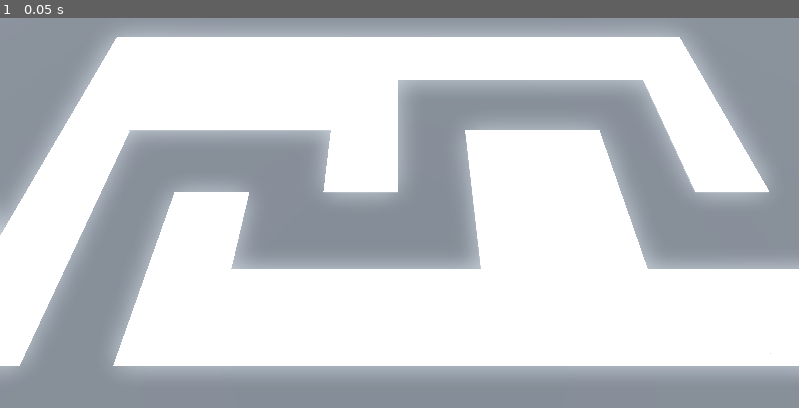
Above: before the commit, frame 1.
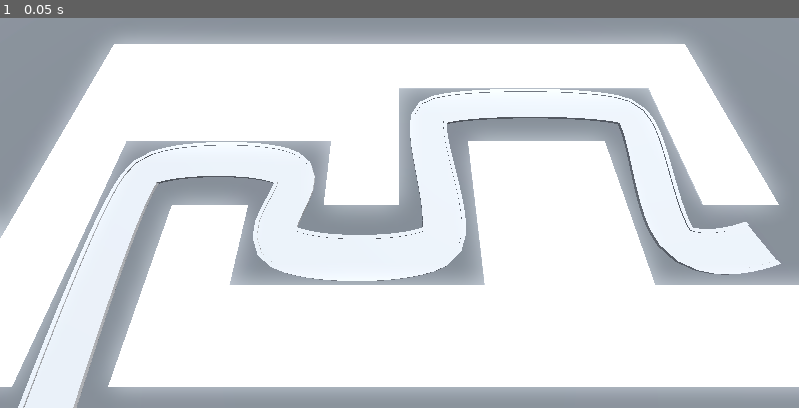
Above: after the commit, the same moment.

Repository: SugarF0x/barblast-3d
Game: Godot game, scene res://BaseLevel.tscn
The game is run twice, just before and just after one commit, with the same random seed, the same clock (stepped at 60 frames per second) and the same inputs. The project has no main scene, so this scene is started directly.
Inputs:
- Up to frame 1 (0.05 s): no input

The runs differ from the first frame. In frame 1, 27% of the frame differs, in the area x 0-100%, y 4-100%.

Commit message:
add path & road

Diff:
--- a/BaseLevel.tscn
+++ b/BaseLevel.tscn
@@ -18,8 +18,14 @@
 [sub_resource type="StandardMaterial3D" id="StandardMaterial3D_jvajy"]
 albedo_color = Color(0.266667, 0.266667, 0.266667, 1)
 
+[sub_resource type="Curve3D" id="Curve3D_yvn7s"]
+_data = {
+"points": PackedVector3Array(0, 0, 0, 0, 0, 0, -14, 0, 14, -1, 0, 1, 1, 0, -1, -14, 0, 2, -1, 0, -1, 1, 0, 1, -6, 0, 2, -1, 0, -1, 1, 0, 1, -6, 0, 6, -1, 0, 1, 1, 0, -1, 2, 0, 6, -1, 0, 1, 1, 0, -1, 2, 0, -2, -1, 0, -1, 1, 0, 1, 14, 0, -2, -1, 0, -1, 1, 0, 1, 14, 0, 6, 0, 0, 0, 0, 0, 0, 18, 0, 6),
+"tilts": PackedFloat32Array(0, 0, 0, 0, 0, 0, 0, 0, 0)
+}
+point_count = 9
+
 [node name="BaseLevel" type="Node3D"]
-transform = Transform3D(1, 0, 0, 0, 1, 0, 0, 0, 1, -2.6647, 1.90288, -1.82866)
 
 [node name="WorldEnvironment" type="WorldEnvironment" parent="."]
 environment = SubResource("Environment_ad6ns")
@@ -37,10 +43,51 @@
 transform = Transform3D(1, 0, 0, 0, 0.422618, 0.906308, 0, -0.906308, 0.422618, 0, 14.5, 9.5)
 
 [node name="GridMap" type="GridMap" parent="."]
-transform = Transform3D(1, 0, 0, 0, 1, 0, 0, 0, 1, -0.0924239, 0, -0.724173)
 mesh_library = ExtResource("1_j15wq")
 cell_size = Vector3(4, 4, 4)
 cell_center_y = false
 data = {
 "cells": PackedInt32Array(65531, 65534, 0, 65531, 65535, 0, 65531, 0, 0, 65531, 1, 0, 65531, 2, 0, 65532, 65534, 0, 655 …(348 unchanged characters)…
 }
+
+[node name="Path3D" type="Path3D" parent="."]
+curve = SubResource("Curve3D_yvn7s")
+
+[node name="Road" type="CSGPolygon3D" parent="Path3D"]
+polygon = PackedVector2Array(-1, 0, -1, 0.1, 1, 0.1, 1, 0)
+mode = 2
+path_node = NodePath("..")
+path_interval_type = 0
+path_interval = 0.5
+path_simplify_angle = 0.0
+path_rotation = 2
+path_local = false
+path_continuous_u = true
+path_u_distance = 1.0
+path_joined = false
+
+[node name="LeftEdge" type="CSGPolygon3D" parent="Path3D"]
+polygon = PackedVector2Array(-1.1, 0, -1.1, 0.15, -0.9, 0.15, -0.9, 0)
+mode = 2
+path_node = NodePath("..")
+path_interval_type = 0
+path_interval = 0.5
+path_simplify_angle = 0.0
+path_rotation = 2
+path_local = false
+path_continuous_u = true
+path_u_distance = 1.0
+path_joined = false
+
+[node name="RightEdge" type="CSGPolygon3D" parent="Path3D"]
+polygon = PackedVector2Array(0.9, 0, 0.9, 0.15, 1.1, 0.15, 1.1, 0)
+mode = 2
+path_node = NodePath("..")
+path_interval_type = 0
+path_interval = 0.5
+path_simplify_angle = 0.0
+path_rotation = 2
+path_local = false
+path_continuous_u = true
+path_u_distance = 1.0
+path_joined = false
Not shown: 1 places in BaseLevel.tscn that only renumber resources
